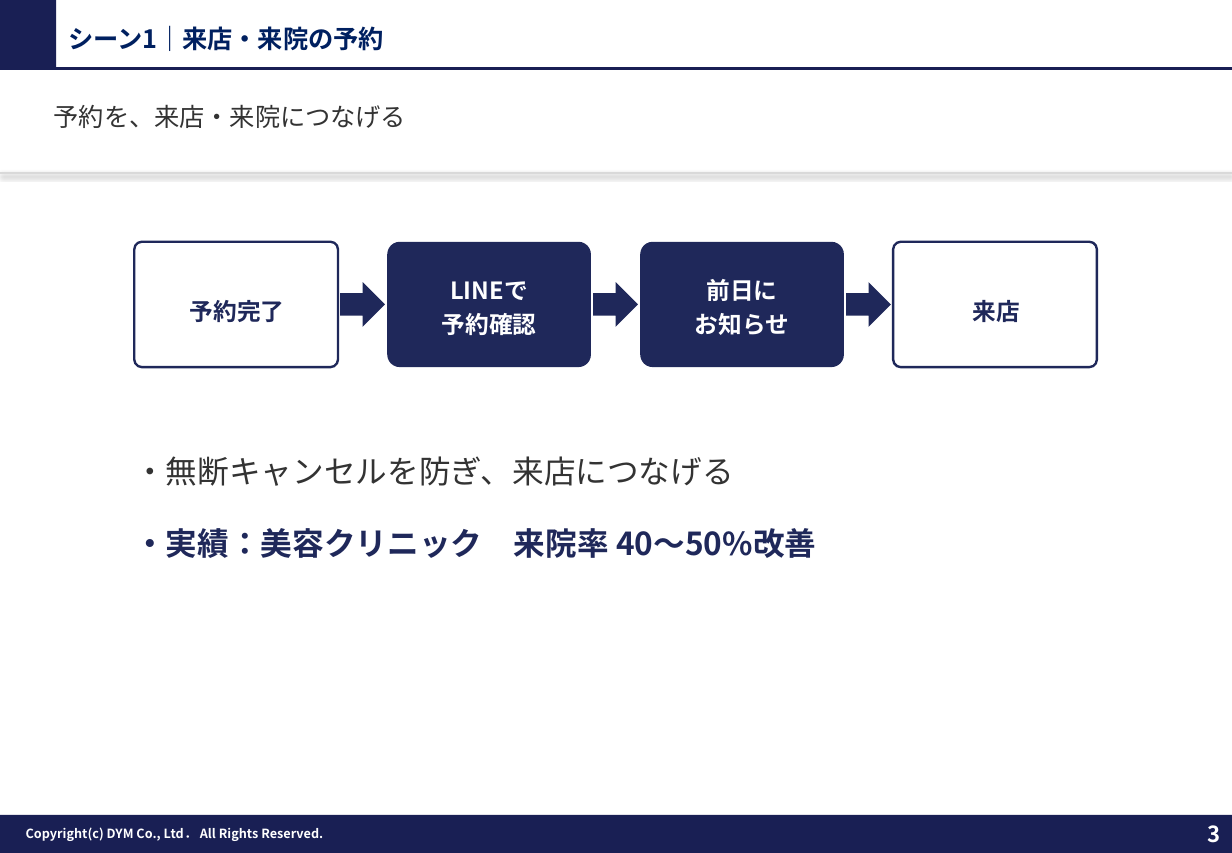
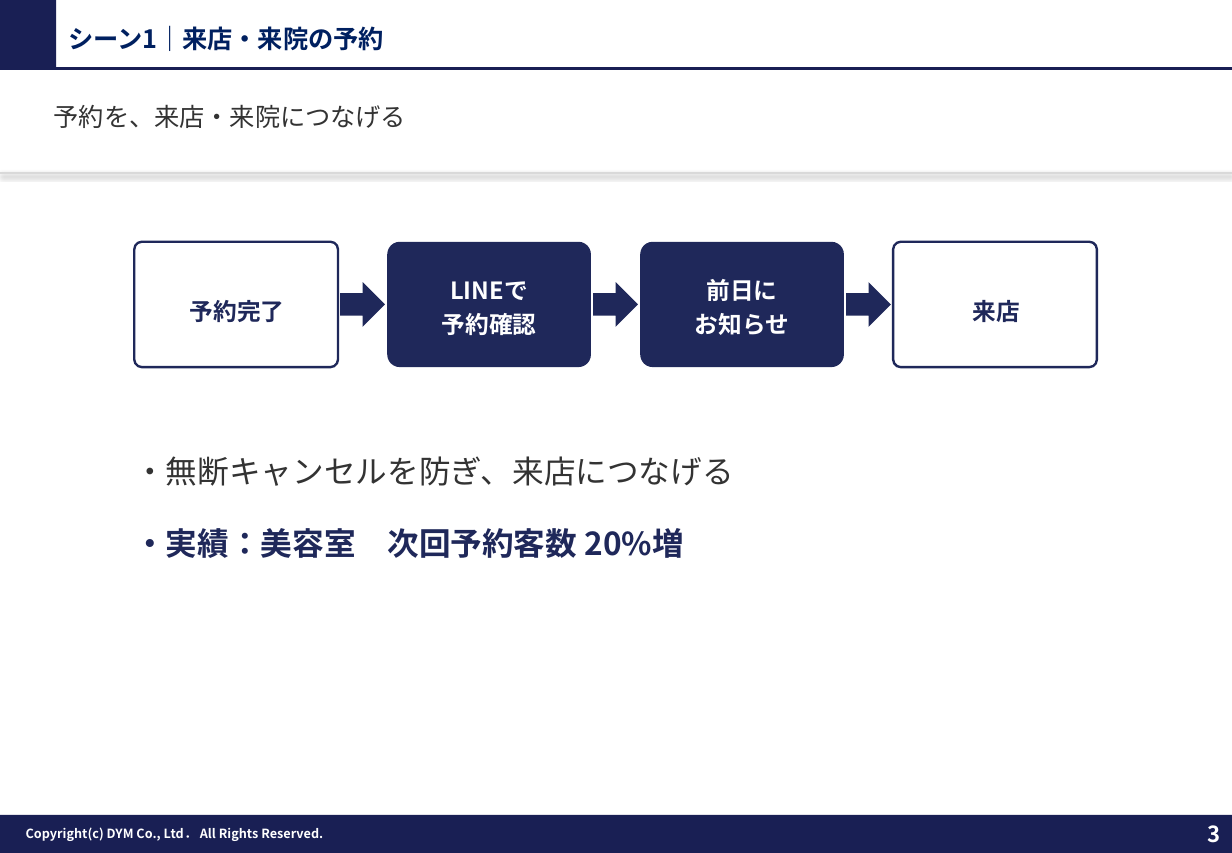
Before and after one commit to tonomura-r-dev/folder, a slide deck: slide 3 of 20261002_サンクスLINEのご提案.pptx. Drawn at 1232x853 pixels with LibreOffice and Linux fonts; fonts in the diff are those of the drawing; background and template pictures are left out. Boxes give left, top, right and bottom in pixels: in the first picture for what was removed or moved away, otherwise in the second. Text is boxed around its words. In the diff, an @@ line names an element or a change of style, - is before the commit and + after.

```diff
--- a/20261002_サンクスLINEのご提案.pptx
+++ b/20261002_サンクスLINEのご提案.pptx
@@ text at <box>134,528,684,558</box>: text changed @@
-・実績：美容クリニック 来院率 40〜50%改善
+・実績：美容室 次回予約客数 20%増
```
Also in this commit, not shown: 1 other slide changed, 9 other files.
